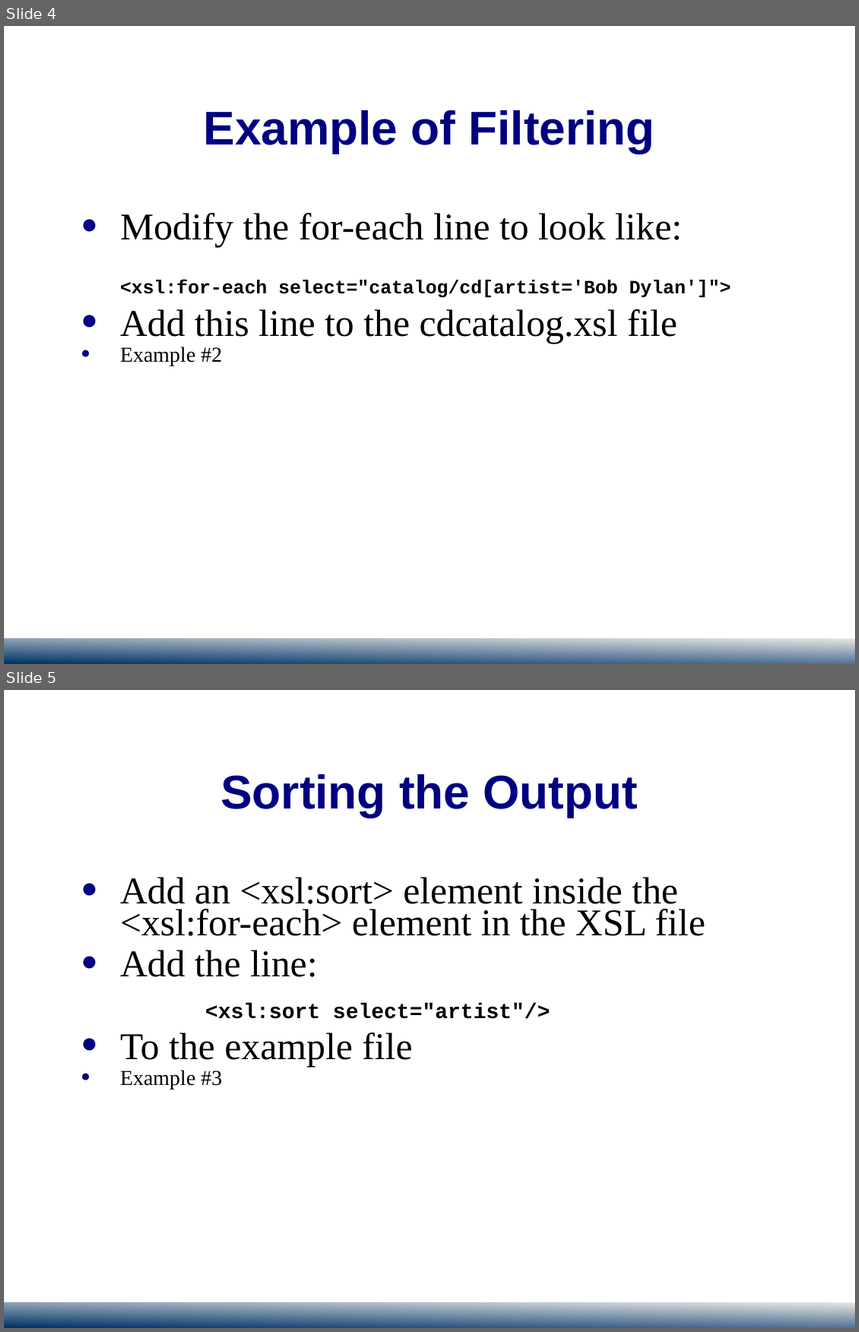
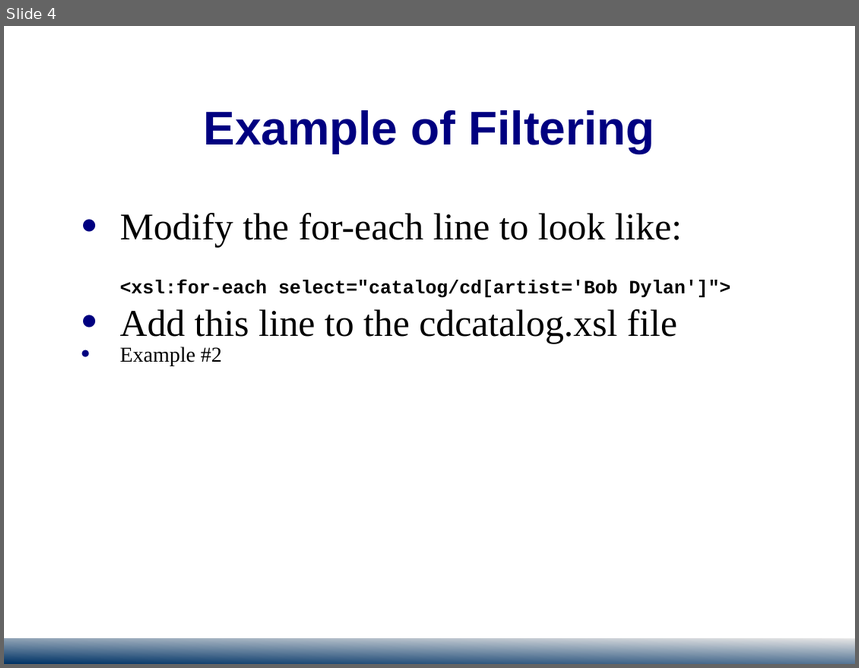
Before and after one commit to jedi-academy/learn-4850, a slide deck: public/download/ACIT4850-XSL-2.ppt. Shown one above the other, each under a label of ours: slides 4 and 5 before the commit, slide 4 after it. The pictures are 859x1332 and 859x668 pixels, drawn with LibreOffice and Linux fonts; fonts in the diff are those of the drawing; background and template pictures are left out. Boxes give left, top, right and bottom in pixels: in the first picture for what was removed or moved away, otherwise in the second. Text is boxed around its words. In the diff, an @@ line names an element or a change of style, - is before the commit and + after.

```diff
--- a/public/download/ACIT4850-XSL-2.ppt
+++ b/public/download/ACIT4850-XSL-2.ppt
@@ slide 5 removed at (4, 690, 855, 1328), background #FFFFFF; not listed: 2 template elements that a slide beside it also shows @@
@@ title removed at (221, 774, 639, 817) @@
-Sorting the Output
@@ text removed at (120, 877, 705, 1090) @@
-● Add an <xsl:sort> element inside the <xsl:for-each> element in the XSL file
-● Add the line:
-<xsl:sort select="artist"/>
-● To the example file
-● Example #3
@@ slide 4 changed as well @@
@@ text "Modify the for-each line to ..." at (120, 213, 731, 366): indent changed @@
```
Also in this commit, not shown: 6 other slides changed, 5 slides added, 1 other slide removed, 3 other files.
